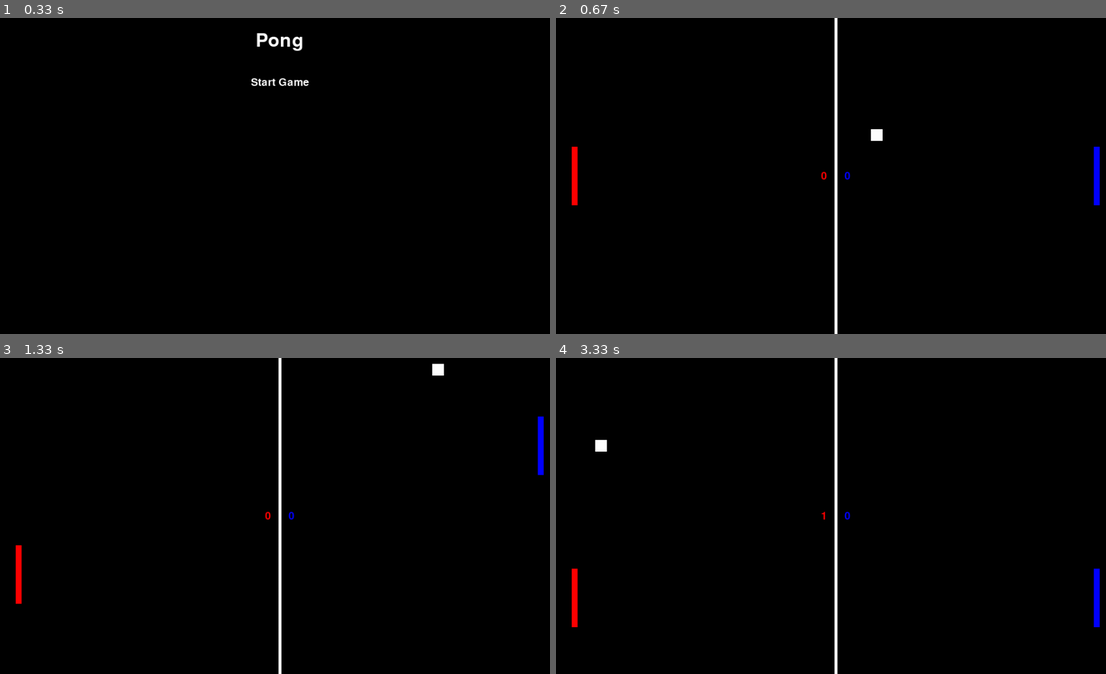
Above: before the commit, frames 1-4 (two rows, left to right).
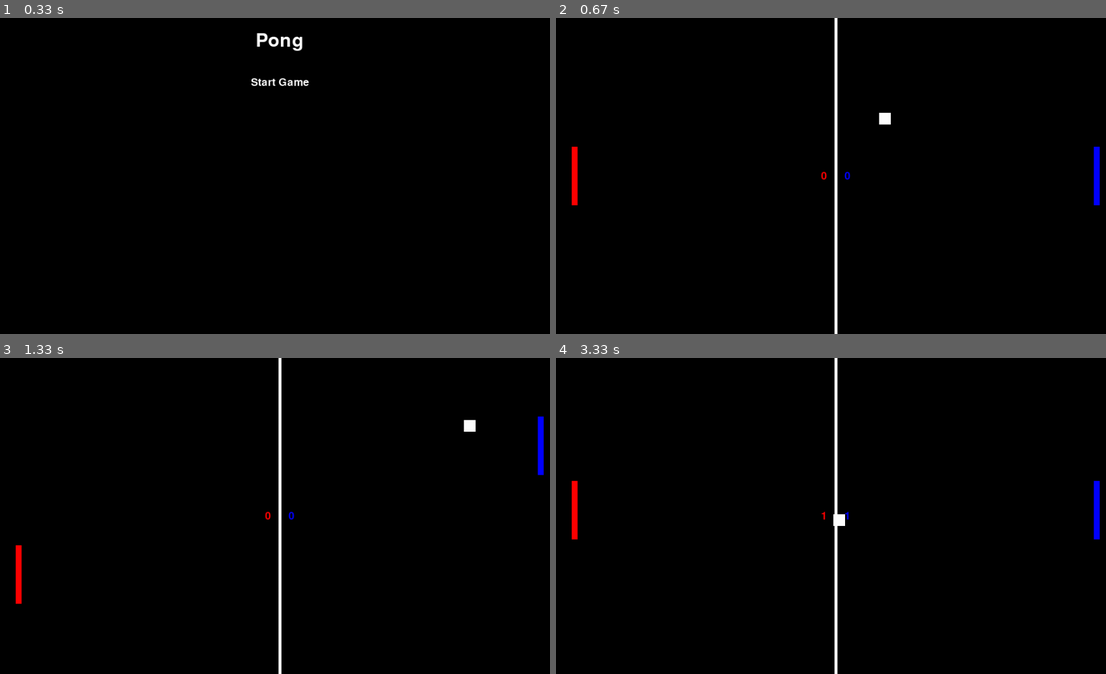
Above: after the commit, the same moments.

Repository: hakmad/games
Game: pygame game, started from pong/main.py
The game is run twice, just before and just after one commit, with the same random seed, the same clock (stepped at 60 frames per second) and the same inputs.
Inputs (mouse positions are in pixels of both pictures, inside the frame that each line leads up to):
- Up to frame 1 (0.33 s): no input
- Up to frame 2 (0.67 s): click "Start Game" at 0.38 s
- Up to frame 3 (1.33 s): hold Up 0.67-1.13 s; move the mouse to (258, 528) at 0.7 s; hold Down from 1.17 s (still down); hold S from 1.17 s (still down)
- Up to frame 4 (3.33 s): release Down at 1.47 s; release S at 1.47 s; hold Up 1.5-1.87 s; hold W 1.5-1.87 s; hold Down 1.9-2.27 s; hold S 1.9-2.27 s; hold Up 2.3-2.6 s; hold W 2.3-2.6 s; hold Down 2.63-2.93 s; hold S 2.63-2.93 s; move the mouse to (919, 405) at 2.97 s; click (919, 405) at 3.02 s; hold Up from 3.3 s (still down); hold W from 3.3 s (still down)

Frame 1 is identical in both runs. In frame 2, 0.2% of the frame differs, in the area x 57-61%, y 29-39%; in frame 3, 0.2%; in frame 4, 1.0%, in the area x 2-99%, y 25-86%.

Commit message:
Adjusted values for ball movement slightly (may change back later)

Diff:
--- a/pong/main.py
+++ b/pong/main.py
@@ -123,8 +123,8 @@
         self.paddles = [self.paddle_1, self.paddle_2]
 
         self.ball = Ball()
-        self.ball.dx = random.choice((-5, 5))
-        self.ball.dy = random.choice((-5, 5))
+        self.ball.dx = random.choice((-5, -6, -7, 5, 6, 7))
+        self.ball.dy = random.choice((-5, -6, -7, 5, 6, 7))
 
         self.sprites = pygame.sprite.Group()
         self.sprites.add(self.paddle_1)
@@ -163,14 +163,14 @@
             if not(self.ball.rect.colliderect(paddle.rect)) and self.paddle_hit:
                 if (self.paddle_hit_count % 3) == 0:
                     if self.ball.dx > 0:
-                        self.ball.dx += random.randint(0, 2)
+                        self.ball.dx += random.randint(0, 3)
                     else:
-                        self.ball.dx -= random.randint(0, 2)
+                        self.ball.dx -= random.randint(0, 3)
 
                     if self.ball.dy > 0:
-                        self.ball.dy += random.randint(0, 2)
+                        self.ball.dy += random.randint(0, 3)
                     else:
-                        self.ball.dy -= random.randint(0, 2)
+                        self.ball.dy -= random.randint(0, 3)
 
                 self.paddle_hit = False
                 self.paddle_hit_count += 1
@@ -179,15 +179,15 @@
             self.paddle_1.score += 1
             self.paddle_1_score.update_text(str(self.paddle_1.score))
             self.reset_sprites()
-            self.ball.dx = -5
-            self.ball.dy = random.choice((-5, 5))
+            self.ball.dx = random.choice((-5, -6, -7))
+            self.ball.dy = random.choice((-5, -6, -7, 5, 6, 7))
 
         if self.ball.rect.x <= 0:
             self.paddle_2.score += 1
             self.paddle_2_score.update_text(str(self.paddle_2.score))
             self.reset_sprites()
-            self.ball.dx = 5
-            self.ball.dy = random.choice((-5, 5))
+            self.ball.dx = random.choice((5, 6, 7))
+            self.ball.dy = random.choice((-5, -6, -7, 5, 6, 7))
 
         if self.paddle_1.score >= 11 or self.paddle_2.score >= 11:
             States.share["paddle_1_score"] = self.paddle_1.score
